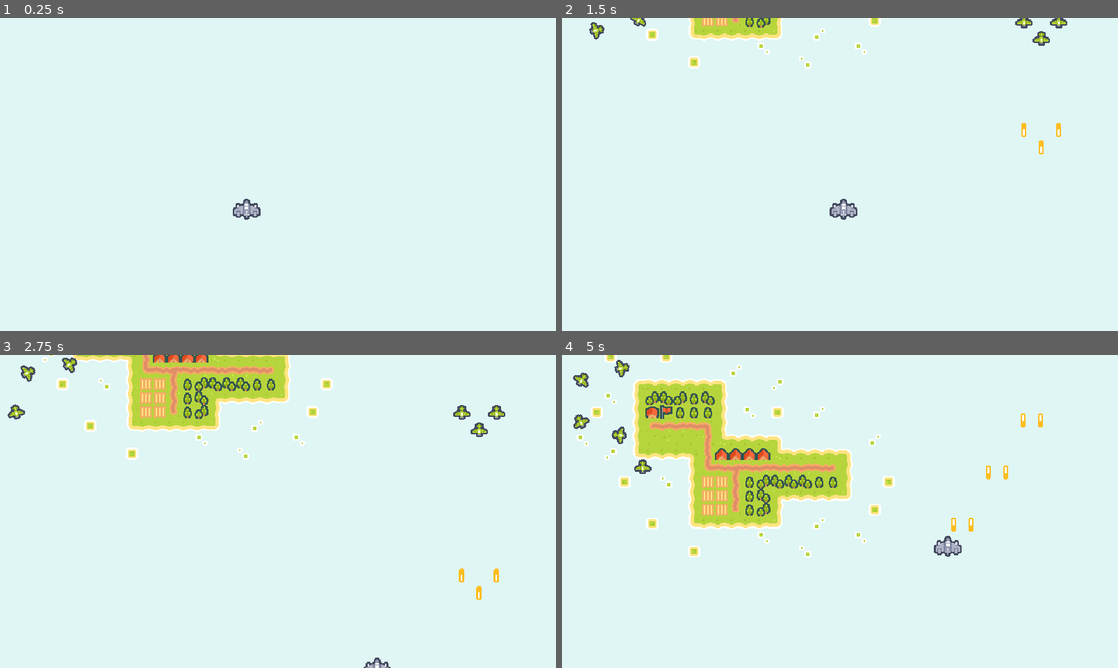
Above: before the commit, frames 1-4 (two rows, left to right).
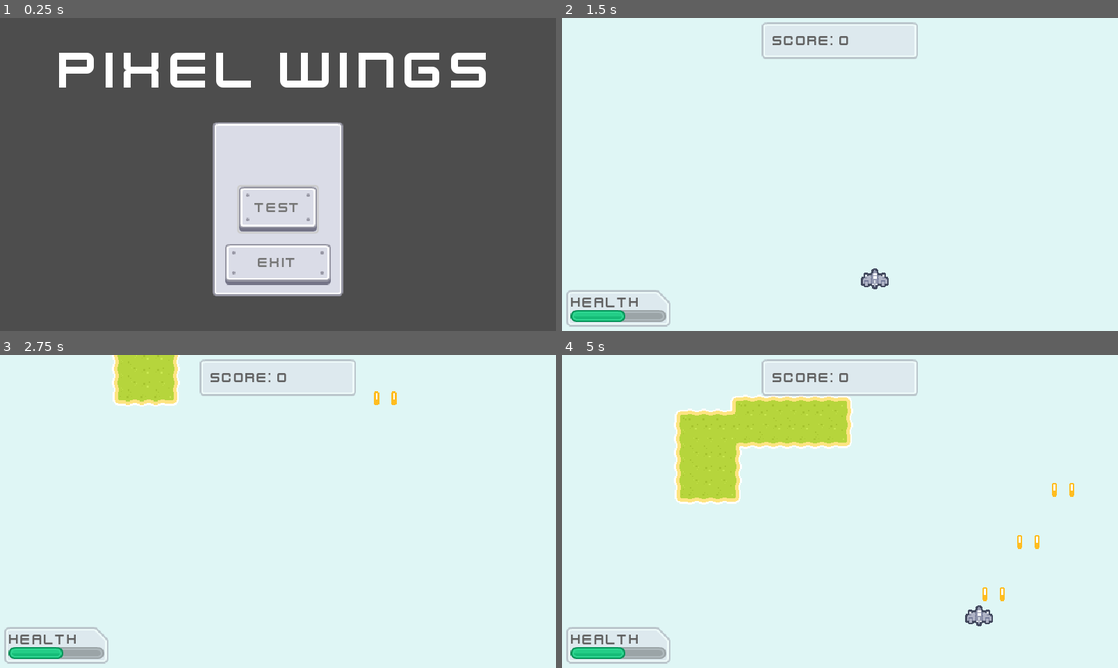
Above: after the commit, the same moments.

Repository: Trouperton/PIXELWINGS
Game: Godot game, scene res://Scenes/main_menu.tscn
Two runs of this game, one before a commit and one after it. Both use one fixed random seed, a clock stepped at 60 frames per second and the inputs below. Before the commit the project starts from res://Scenes/Levels/Test Scene.tscn.
Inputs (mouse positions are in pixels of both pictures, inside the frame that each line leads up to):
- Up to frame 1 (0.25 s): no input
- Up to frame 2 (1.5 s): click (840, 208) at 0.5 s, where only the run after the commit has a clickable "test"; tap Enter at 1.25 s; move the mouse to (962, 158) at 1.27 s; hold D (move_right) from 1.28 s (still down); hold Space (primary_fire) from 1.28 s (still down)
- Up to frame 3 (2.75 s): move the mouse to (166, 527) at 2.02 s; release D (move_right) at 2.03 s; release Space (primary_fire) at 2.03 s; hold S (move_down) from 2.03 s (still down); tap Space (primary_fire) at 2.1 s
- Up to frame 4 (5 s): move the mouse to (895, 442) at 2.77 s; release S (move_down) at 2.78 s; hold D (move_right) 2.78-3.53 s; hold Space (primary_fire) 2.78-3.53 s; move the mouse to (812, 574) at 3.52 s; hold W (move_up) 3.53-4.28 s; tap Space (primary_fire) at 3.6 s; move the mouse to (1006, 558) at 4.27 s; hold A (move_left) from 4.28 s (still down); hold Space (primary_fire) from 4.28 s (still down)

The runs differ from the first frame. In frame 1, 100% of the frame differs, in the area x 0-100%, y 0-100%; in frame 2, 4.1%; in frame 3, 8.8%; in frame 4, 17%.

Commit message:
Worked more on the main menu.
Added an exit button that quits the game and a script to change levels.

Diff:
--- a/Assets/User Interface/Themes/theme_default.tres
+++ b/Assets/User Interface/Themes/theme_default.tres
@@ -1,11 +1,9 @@
-[gd_resource type="Theme" load_steps=9 format=3 uid="uid://b64xeaa12phvk"]
+[gd_resource type="Theme" load_steps=8 format=3 uid="uid://b64xeaa12phvk"]
 
 [ext_resource type="StyleBox" uid="uid://bykmeq5l1nnx4" path="res://Assets/User Interface/Style Boxes/sbt_panel_glass.tres" id="1_ku0fw"]
 [ext_resource type="Texture2D" uid="uid://c4hhs31x1s4c7" path="res://Assets/Sprites/User Interface/Extra/button_rectangle_depth.png" id="1_o7sy4"]
 [ext_resource type="Texture2D" uid="uid://cc6q0curhv25t" path="res://Assets/Sprites/User Interface/Extra/button_rectangle.png" id="2_vxg23"]
 [ext_resource type="FontFile" uid="uid://ckme05aixmmup" path="res://Assets/User Interface/Fonts/Kenney Future.ttf" id="4_84p51"]
-
-[sub_resource type="StyleBoxEmpty" id="StyleBoxEmpty_chnke"]
 
 [sub_resource type="StyleBoxTexture" id="StyleBoxTexture_8ku2b"]
 texture = ExtResource("1_o7sy4")
@@ -34,7 +32,6 @@
 Button/colors/font_color = Color(0.466182, 0.466181, 0.466181, 1)
 Button/colors/font_focus_color = Color(0.466667, 0.466667, 0.466667, 1)
 Button/colors/font_hover_color = Color(0.466667, 0.466667, 0.466667, 1)
-Button/styles/focus = SubResource("StyleBoxEmpty_chnke")
 Button/styles/hover = SubResource("StyleBoxTexture_8ku2b")
 Button/styles/normal = SubResource("StyleBoxTexture_5g72x")
 Button/styles/pressed = SubResource("StyleBoxTexture_q6mk0")
--- /dev/null
+++ b/Scenes/exit_button.gd
@@ -0,0 +1,5 @@
+extends Button
+
+
+func _on_pressed() -> void:
+	get_tree().quit()
--- /dev/null
+++ b/Scenes/level_selection_button.gd
@@ -0,0 +1,10 @@
+extends Button
+
+@export var is_the_first_selected_button: bool = false
+@export var target_scene: PackedScene
+
+func _ready() -> void:
+	grab_focus()
+
+func _on_pressed() -> void:
+	get_tree().change_scene_to_packed(target_scene)
--- a/Scenes/main_menu.tscn
+++ b/Scenes/main_menu.tscn
@@ -1,8 +1,16 @@
-[gd_scene load_steps=2 format=3 uid="uid://cpa4w8bhb5e5y"]
+[gd_scene load_steps=8 format=3 uid="uid://cpa4w8bhb5e5y"]
 
 [ext_resource type="Theme" uid="uid://b64xeaa12phvk" path="res://Assets/User Interface/Themes/theme_default.tres" id="1_31heo"]
+[ext_resource type="Script" path="res://Scripts/main_menu.gd" id="2_j1165"]
+[ext_resource type="Script" path="res://Scenes/level_selection_button.gd" id="3_8w73h"]
+[ext_resource type="PackedScene" uid="uid://4m8r36db8cd7" path="res://Scenes/Levels/level_1.tscn" id="4_0ijcj"]
+[ext_resource type="Script" path="res://Scenes/exit_button.gd" id="5_evlwu"]
 
-[node name="MainMenu" type="Control"]
+[sub_resource type="StyleBoxEmpty" id="StyleBoxEmpty_22p07"]
+
+[sub_resource type="StyleBoxTexture" id="StyleBoxTexture_1e8hb"]
+
+[node name="Main" type="Control"]
 layout_mode = 3
 anchors_preset = 15
 anchor_right = 1.0
@@ -10,8 +18,34 @@
 grow_horizontal = 2
 grow_vertical = 2
 theme = ExtResource("1_31heo")
+script = ExtResource("2_j1165")
+invisible_focus_style_box = SubResource("StyleBoxEmpty_22p07")
+visible_focus_style_box = SubResource("StyleBoxTexture_1e8hb")
 
-[node name="Panel" type="Panel" parent="."]
+[node name="Main Menu" type="Control" parent="."]
+layout_mode = 1
+anchors_preset = 15
+anchor_right = 1.0
+anchor_bottom = 1.0
+grow_horizontal = 2
+grow_vertical = 2
+
+[node name="Title Label" type="Label" parent="Main Menu"]
+layout_mode = 1
+anchors_preset = 5
+anchor_left = 0.5
+anchor_right = 0.5
+offset_left = -252.5
+offset_top = 16.0
+offset_right = 252.5
+offset_bottom = 104.0
+grow_horizontal = 2
+theme_override_font_sizes/font_size = 64
+text = "PIXEL WINGS"
+horizontal_alignment = 1
+vertical_alignment = 1
+
+[node name="Button Panel" type="Panel" parent="Main Menu"]
 layout_mode = 1
 anchors_preset = 8
 anchor_left = 0.5
@@ -25,7 +59,7 @@
 grow_horizontal = 2
 grow_vertical = 2
 
-[node name="Button" type="Button" parent="Panel"]
+[node name="Button" type="Button" parent="Main Menu/Button Panel"]
 layout_mode = 1
 anchors_preset = 8
 anchor_left = 0.5
@@ -38,19 +72,28 @@
 offset_bottom = 26.0
 grow_horizontal = 2
 grow_vertical = 2
+focus_neighbor_bottom = NodePath("../Exit Button")
 text = "test"
+script = ExtResource("3_8w73h")
+is_the_first_selected_button = true
+target_scene = ExtResource("4_0ijcj")
 
-[node name="Label" type="Label" parent="."]
+[node name="Exit Button" type="Button" parent="Main Menu/Button Panel"]
 layout_mode = 1
-anchors_preset = 5
+anchors_preset = 8
 anchor_left = 0.5
+anchor_top = 0.5
 anchor_right = 0.5
-offset_left = -199.0
-offset_top = 16.0
-offset_right = 199.0
-offset_bottom = 104.0
+anchor_bottom = 0.5
+offset_left = -61.0
+offset_top = 40.0
+offset_right = 61.0
+offset_bottom = 86.0
 grow_horizontal = 2
-theme_override_font_sizes/font_size = 64
-text = "PIXEL WINGS"
-horizontal_alignment = 1
-vertical_alignment = 1
+grow_vertical = 2
+focus_neighbor_top = NodePath("../Button")
+text = "Exit"
+script = ExtResource("5_evlwu")
+
+[connection signal="pressed" from="Main Menu/Button Panel/Button" to="Main Menu/Button Panel/Button" method="_on_pressed"]
+[connection signal="pressed" from="Main Menu/Button Panel/Exit Button" to="Main Menu/Button Panel/Exit Button" method="_on_pressed"]
--- /dev/null
+++ b/Scripts/main_menu.gd
@@ -0,0 +1,10 @@
+extends Control
+
+@export var invisible_focus_style_box: StyleBox
+@export var visible_focus_style_box: StyleBox
+
+func _input(event: InputEvent) -> void:
+	if event is InputEventMouseMotion:
+		pass
+	else:
+		pass
--- a/project.godot
+++ b/project.godot
@@ -12,7 +12,7 @@
 
 config/name="Plane Shoot em Up"
 config/tags=PackedStringArray("2d", "pixel", "shoot_\'em_up")
-run/main_scene="res://Scenes/Levels/Test Scene.tscn"
+run/main_scene="res://Scenes/main_menu.tscn"
 config/features=PackedStringArray("4.3", "Forward Plus")
 config/icon="res://icon.svg"
 
Not shown, removed: Assets/Sprites/User Interface/Extra/button_rectangle.png~
